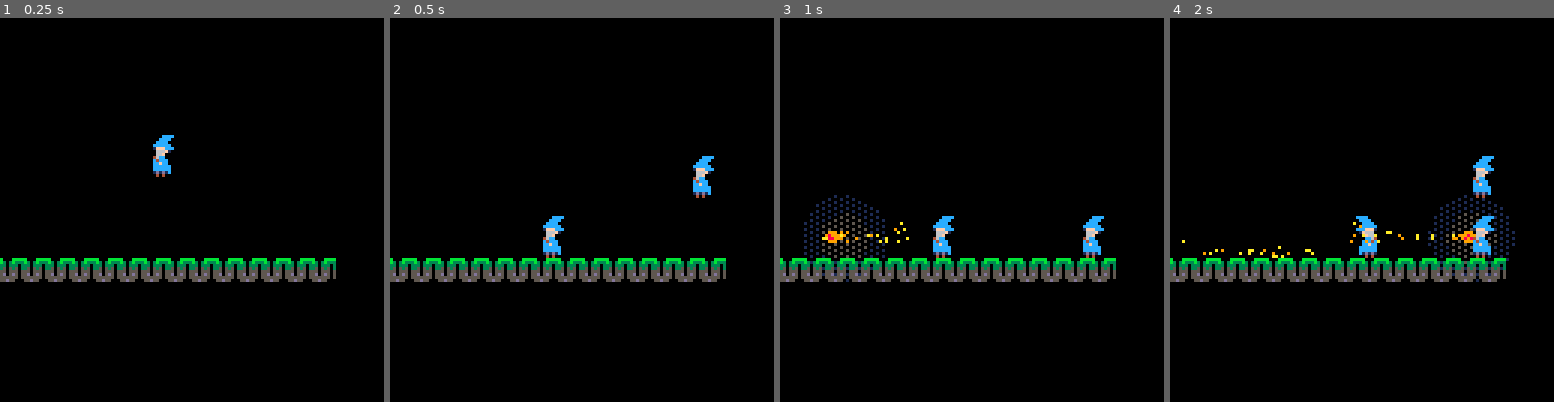
Above: before the commit, frames 1-4 (left to right).
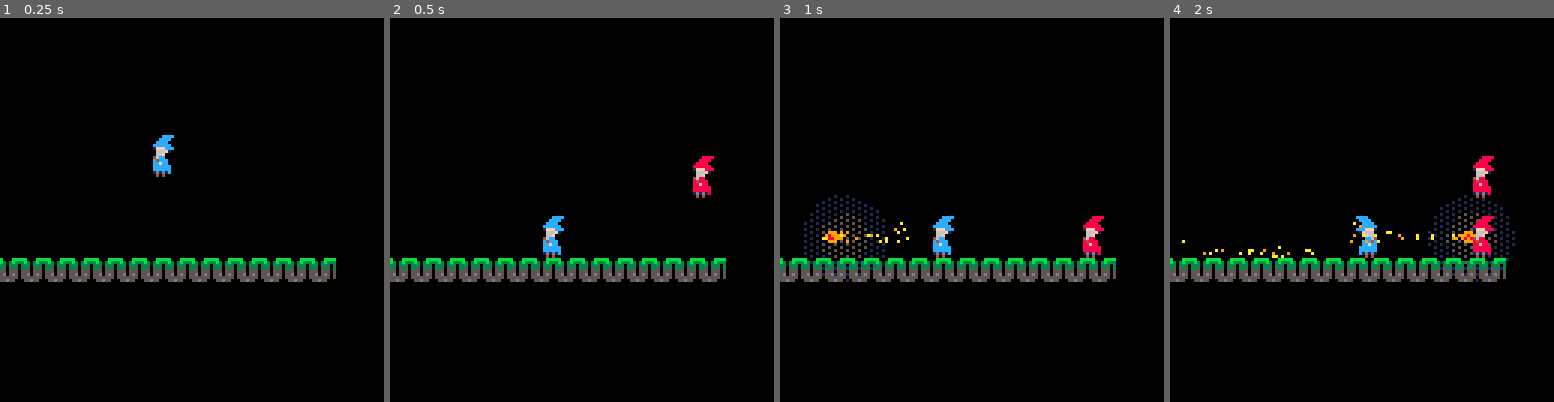
Above: after the commit, the same moments.

Repository: CalebHicks1/pico-8
Game: PICO-8 cartridge wizard.p8
Two runs of this game, one before a commit and one after it. Both use one fixed random seed, a clock stepped at 60 frames per second and the inputs below.
Inputs:
- Up to frame 1 (0.25 s): no input
- Up to frame 2 (0.5 s): tap X (X key) at 0.33 s
- Up to frame 3 (1 s): tap O (Z key) at 0.7 s
- Up to frame 4 (2 s): tap X (X key) at 1.07, 1.85 s; hold Right from 1.6 s (still down); tap O (Z key) at 1.7 s

Frame 1 is identical in both runs. In frame 2, 0.3% of the frame differs, in the area x 78-85%, y 35-47%; in frame 3, 0.3%; in frame 4, 0.5%, in the area x 78-85%, y 35-62%.

Commit message:
made enemy wizard red

Diff:
--- a/wizard.p8
+++ b/wizard.p8
@@ -1,7 +1,6 @@
 pico-8 cartridge // http://www.pico-8.com
 version 43
 __lua__
--- TODO: variable hitbox for wizard
 
 -- init
 function _init()
@@ -240,13 +239,23 @@
 		if abs(p.dx) > 0.1 then
 			-- draw head and feet
 			-- with animation
-			spr(1+p.frame,p.x,p.y,1,1,p.facing)
-			spr(17+p.frame,p.x,p.y+8,1,1,p.facing)
+			if p.player then
+				spr(1+p.frame,p.x,p.y,1,1,p.facing)
+				spr(17+p.frame,p.x,p.y+8,1,1,p.facing)
+			else
+				spr_recolor(1+p.frame, p.x,p.y,p.facing,12,8)
+				spr_recolor(17+p.frame, p.x,p.y+8,p.facing,12,8)
+			end
 		else
 			-- draw head and feet
 			-- without animation
-			spr(1, p.x,p.y,1,1,p.facing)
-			spr(17, p.x,p.y+8,1,1,p.facing)
+			if p.player then
+				spr(1, p.x,p.y,1,1,p.facing)
+				spr(17, p.x,p.y+8,1,1,p.facing)
+			else
+				spr_recolor(1, p.x,p.y,p.facing,12,8)
+				spr_recolor(17, p.x,p.y+8,p.facing,12,8)
+			end
 		end -- end if
 	else
 		-- dead
@@ -275,6 +284,20 @@
 end
 -->8
 -- util
+
+function spr_recolor(n,x,y,flip_x,col,new_col)
+	-- calls the spr() function, replacing a given color with a new one
+	spr(n,x,y,1,1,flip_x)
+	for i=0,8 do
+		for j=0,8 do
+			c = pget(x+i,y+j)
+			if c == col then
+				pset(x+i,y+j,new_col)
+			end
+		end
+	end
+end
+
 function check_col(x,y,dx,dy)
 	-- check if the given coords
 	-- will intersect with the map
